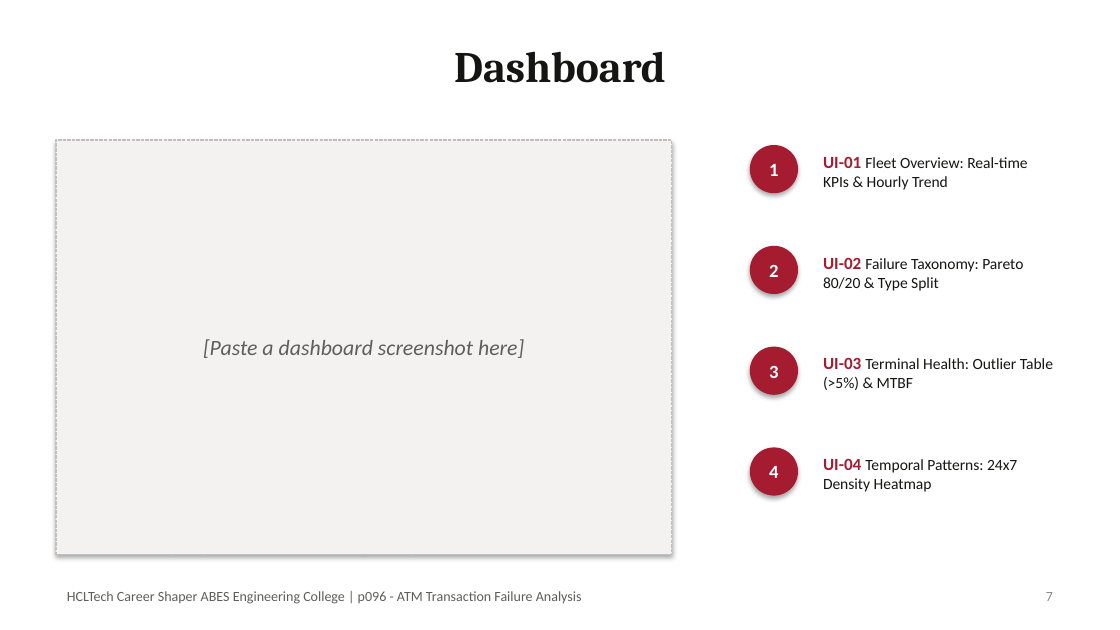
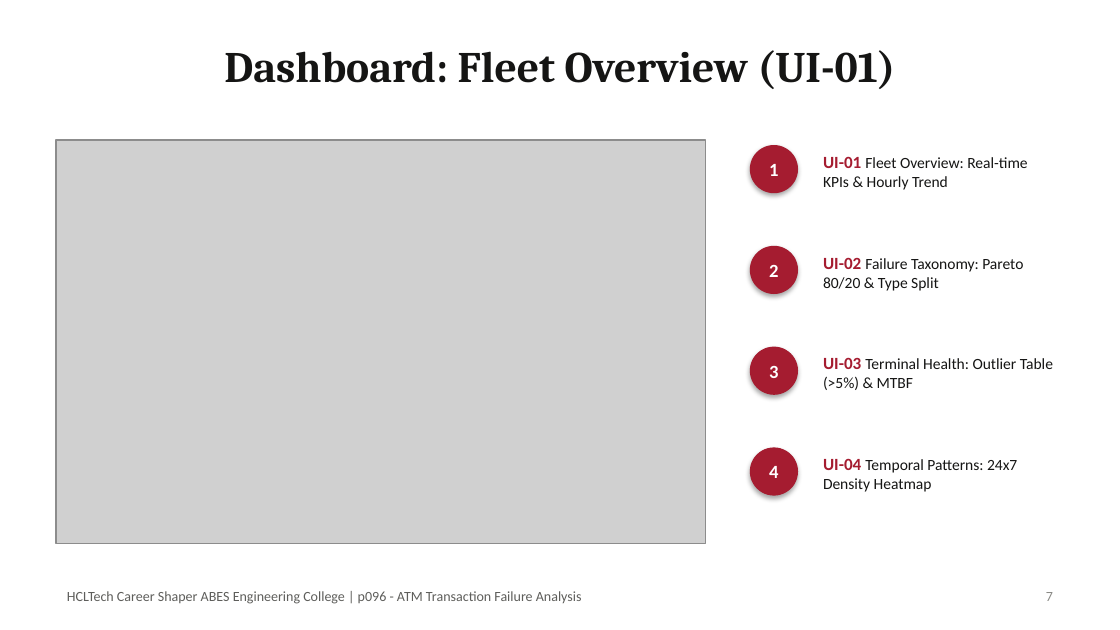
Before and after one commit to Lavitewari11/atmTransaction, a slide deck: slide 7 of docs/p096_Presentation.pptx. Drawn at 1120x630 pixels with LibreOffice and Linux fonts; fonts in the diff are those of the drawing; grey boxes stand for pictures. Boxes give left, top, right and bottom in pixels: in the first picture for what was removed or moved away, otherwise in the second. Text is boxed around its words. In the diff, an @@ line names an element or a change of style, - is before the commit and + after.

Commit message:
Embed official ABES logo and live Streamlit screenshots across docs, presentation, report, and README

```diff
--- a/docs/p096_Presentation.pptx
+++ b/docs/p096_Presentation.pptx
@@ text at [224,50,896,89]: text changed @@
-Dashboard
+Dashboard: Fleet Overview (UI-01)
@@ rectangle removed at [56,140,672,554] @@
-[Paste a dashboard screenshot here]
@@ picture added at [56,140,706,543] @@
```
Also in this commit, not shown: 2 other slides changed, 15 other files.
